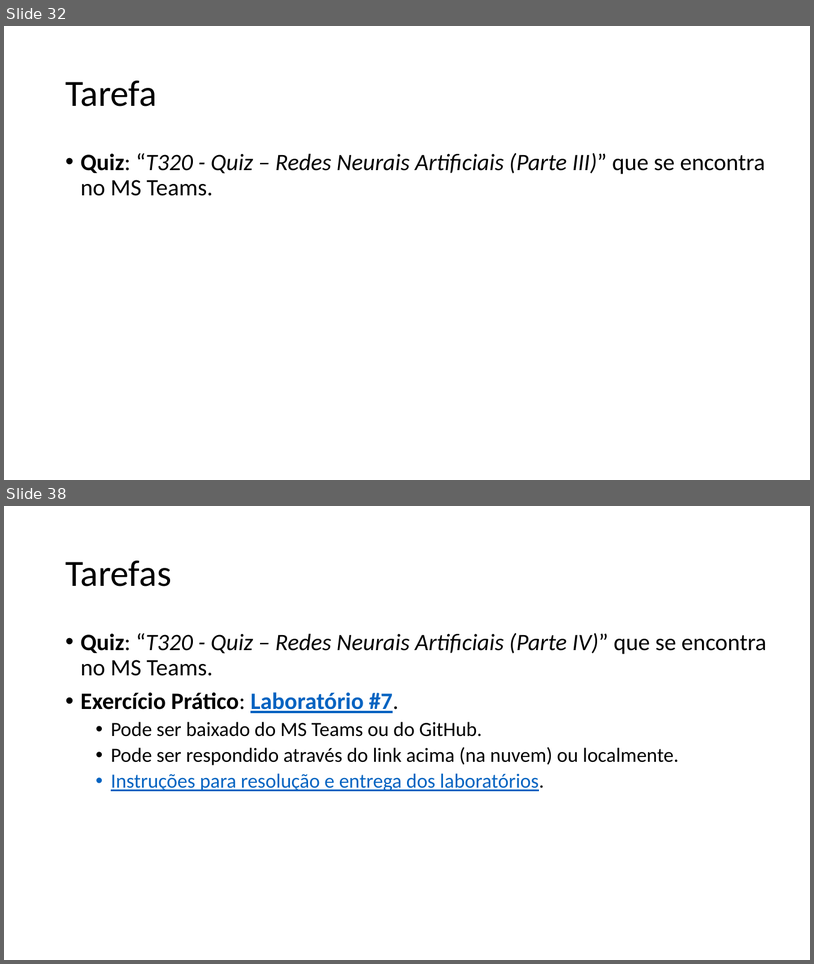
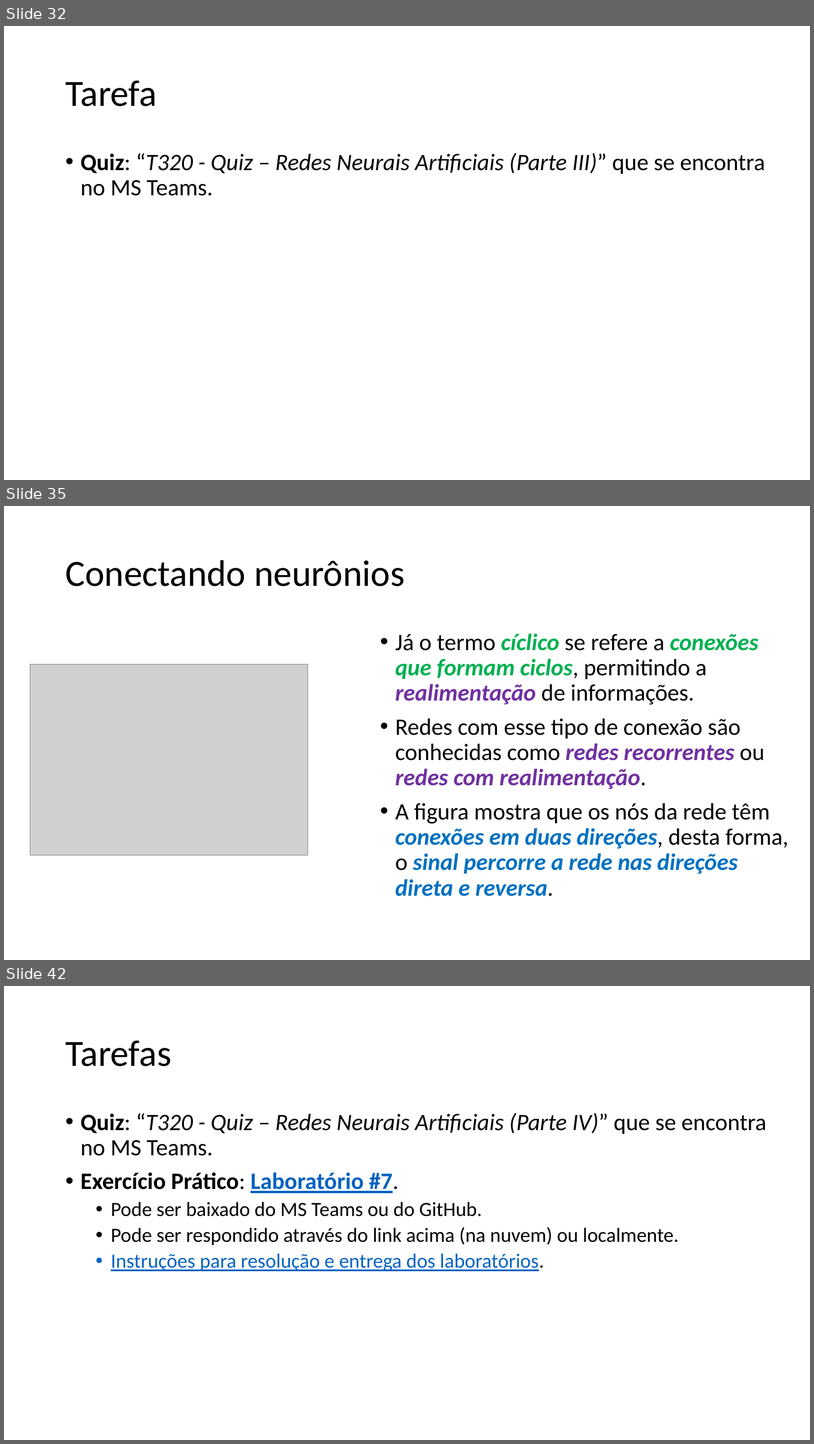
Before and after one commit to zz4fap/t320_aprendizado_de_maquina, a slide deck: slides/T320_Redes_Neurais_Artificiais (Parte II).pptx. Shown one above the other, each under a label of ours: slides 32 and 38 before the commit, slides 32, 35 and 42 after it; the slides between them are not shown. The pictures are 814x964 and 814x1444 pixels, drawn with LibreOffice and Linux fonts; fonts in the diff are those of the drawing; grey boxes stand for pictures. Boxes give left, top, right and bottom in pixels: in the first picture for what was removed or moved away, otherwise in the second. Text is boxed around its words. In the diff, an @@ line names an element or a change of style, - is before the commit and + after.

```diff
--- a/slides/T320_Redes_Neurais_Artificiais (Parte II).pptx
+++ b/slides/T320_Redes_Neurais_Artificiais (Parte II).pptx
@@ slide 35 added at (4,506,810,960), background #FFFFFF @@
@@ title added at (65,560,405,586), 44 pt, text #000000 @@
+Conectando neurônios
@@ text added at (395,633,789,896), 28 pt, text #000000, bold, italic @@
+• Já o termo cíclico se refere a conexões que formam ciclos, permitindo a realimentação de informações.
+• Redes com esse tipo de conexão são conhecidas como redes recorrentes ou redes com realimentação.
+• A figura mostra que os nós da rede têm conexões em duas direções, desta forma, o sinal percorre a rede nas direções direta e reversa.
@@ picture added at (30,664,308,855) @@
@@ what was slide 38 is now slide 42 @@
```
Also in this commit, not shown: 5 slides changed, 5 other slides added, 2 slides removed, 2 other files.
